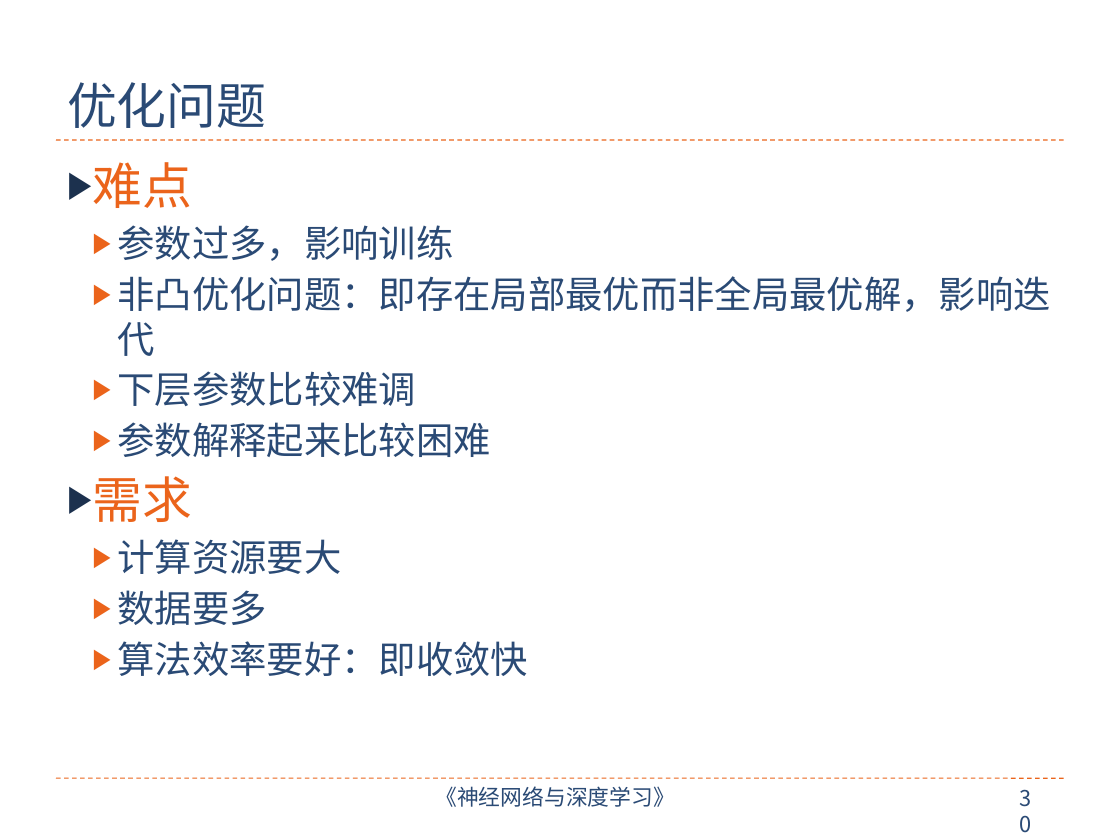
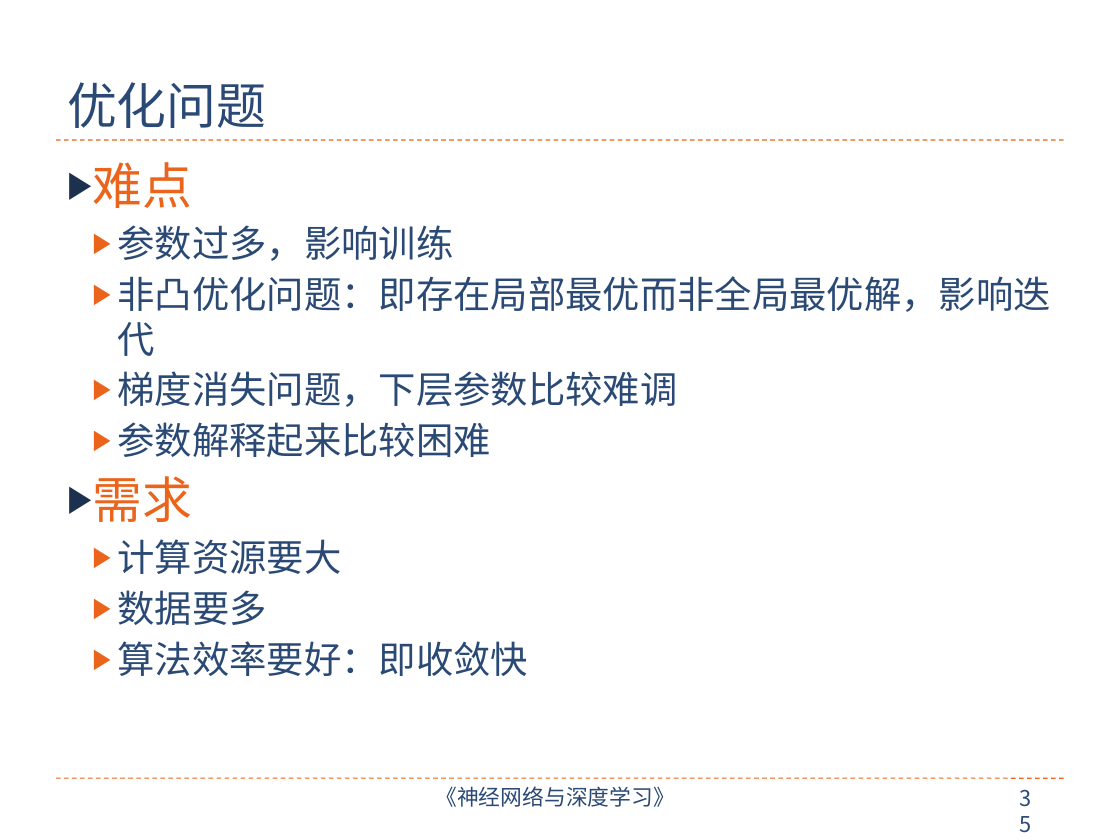
Before and after one commit to nndl/nndl.github.io, a slide deck: slide 35 of ppt/chap-前馈神经网络.pptx (slide 30 before the commit). Drawn at 1120x840 pixels with LibreOffice and Linux fonts; fonts in the diff are those of the drawing. Boxes give left, top, right and bottom in pixels: in the first picture for what was removed or moved away, otherwise in the second. Text is boxed around its words. In the diff, an @@ line names an element or a change of style, - is before the commit and + after.

```diff
--- a/ppt/chap-前馈神经网络.pptx
+++ b/ppt/chap-前馈神经网络.pptx
@@ text at [118,371,678,407]: text changed @@
-  ▶ 下层参数比较难调
+  ▶ 梯度消失问题，下层参数比较难调
@@ page number at [1008,780,1054,818]: text changed @@
-30
+35
```
Also in this commit, not shown: 7 other slides changed, 5 slides added.
